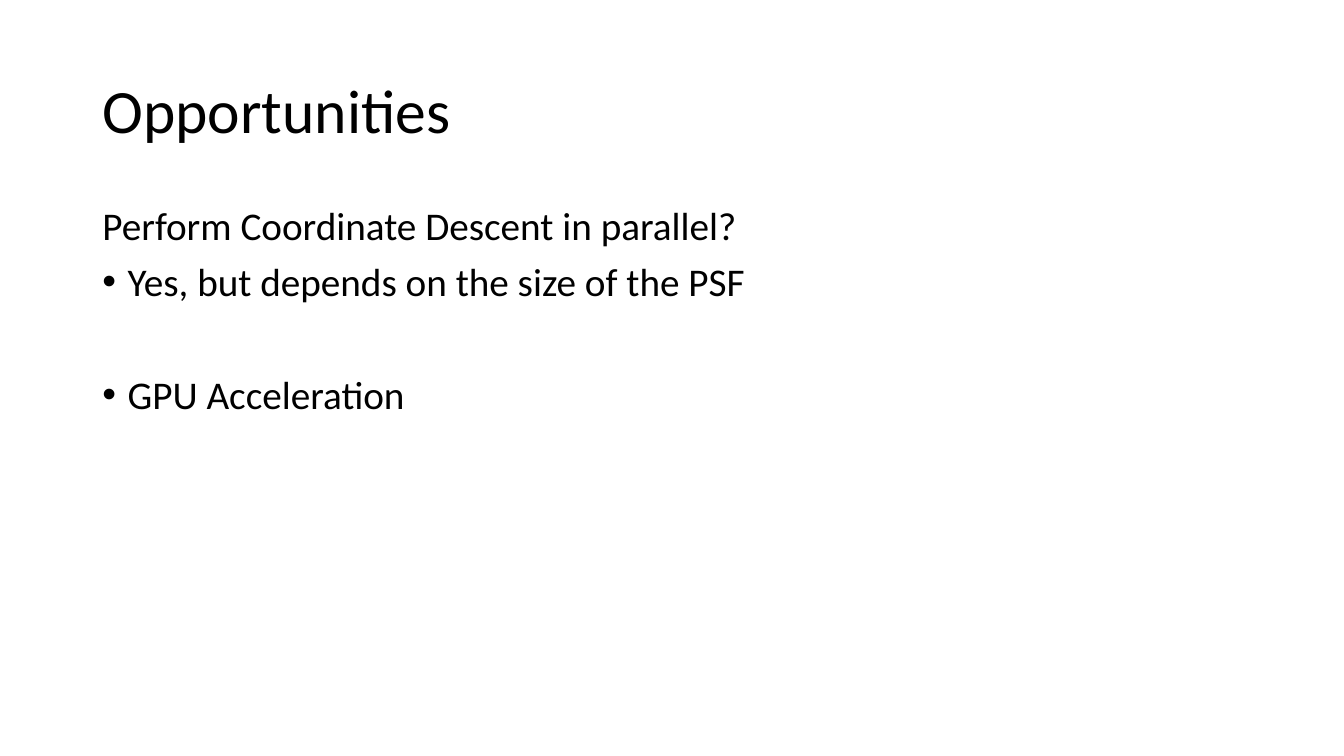
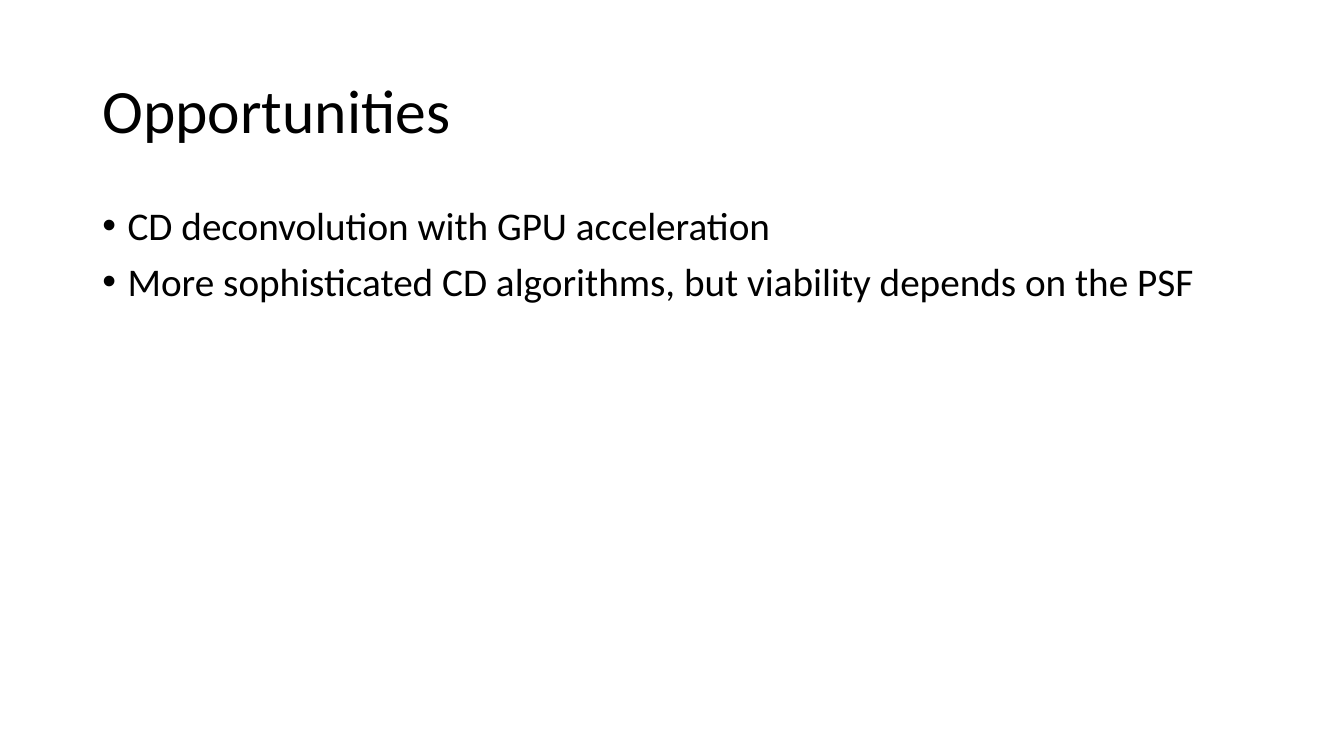
Before and after one commit to lord-blueberry/p9-doc, a slide deck: slide 23 of SKA-Days/Towards Distributed Image Reconstruction.pptx (slide 24 before the commit). Drawn at 1344x756 pixels with LibreOffice and Linux fonts; fonts in the diff are those of the drawing. Boxes give left, top, right and bottom in pixels: in the first picture for what was removed or moved away, otherwise in the second. Text is boxed around its words. In the diff, an @@ line names an element or a change of style, - is before the commit and + after.

```diff
--- a/SKA-Days/Towards Distributed Image Reconstruction.pptx
+++ b/SKA-Days/Towards Distributed Image Reconstruction.pptx
@@ text at <box>128,212,1193,303</box>: text changed @@
-Perform Coordinate Descent in parallel?
-• Yes, but depends on the size of the PSF
-• GPU Acceleration
+• CD deconvolution with GPU acceleration
+• More sophisticated CD algorithms, but viability depends on the PSF
```
Also in this commit, not shown: 9 other slides changed, 2 slides added, 3 slides removed, 1 other file.
